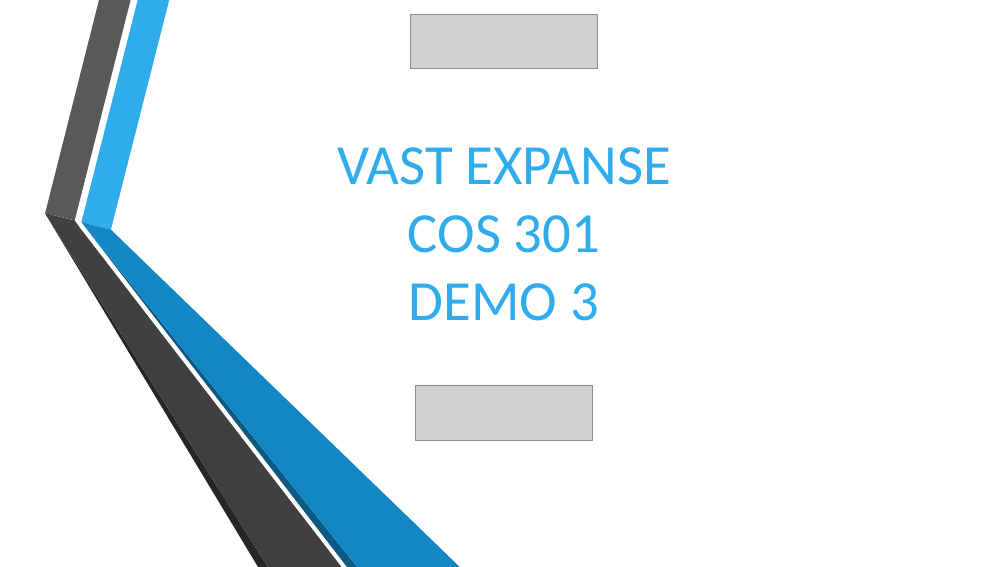
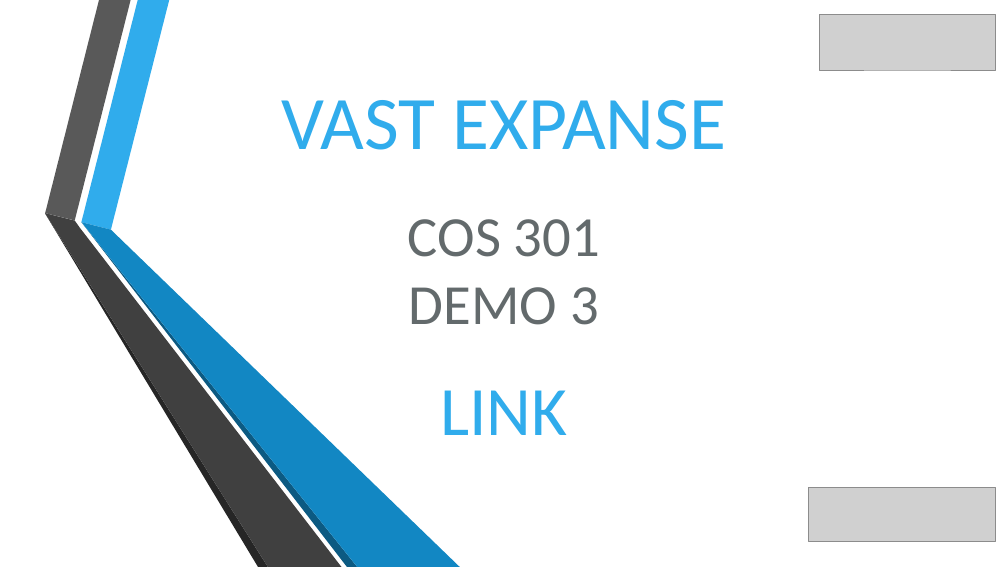
Before and after one commit to cos301-2019-se/Smart-NFC-Card-Applications, a slide deck: slide 1 of Documentation/Demo 3/Demo3 Presentation.pptx. Drawn at 1008x567 pixels with LibreOffice and Linux fonts; fonts in the diff are those of the drawing; grey boxes stand for pictures; background and template pictures are left out. Boxes give left, top, right and bottom in pixels: in the first picture for what was removed or moved away, otherwise in the second. Text is boxed around its words. In the diff, an @@ line names an element or a change of style, - is before the commit and + after.

Commit message:
Finished demo 3 presentation

```diff
--- a/Documentation/Demo 3/Demo3 Presentation.pptx
+++ b/Documentation/Demo 3/Demo3 Presentation.pptx
@@ picture: place and size @@
-picture at (416,385,592,441)
+picture at (819,14,995,70)
@@ text "VAST EXPANSE": place and size @@
-text "VAST EXPANSE" at (337,147,670,321)
+text "VAST EXPANSE" at (281,100,727,435)
@@ text at (281,100,727,325): size 54 to 72 pt in "VAST EXPANSE"; text colour #30ACEC to #636A6C in "COS 301", "DEMO 3" @@
@@ text at (440,390,567,435): paragraph added @@
+LINK
@@ picture: place and size @@
-picture at (411,14,597,68)
+picture at (809,488,996,541)
```
Also in this commit, not shown: 9 other slides changed, 1 slide added, 3 slides removed.
